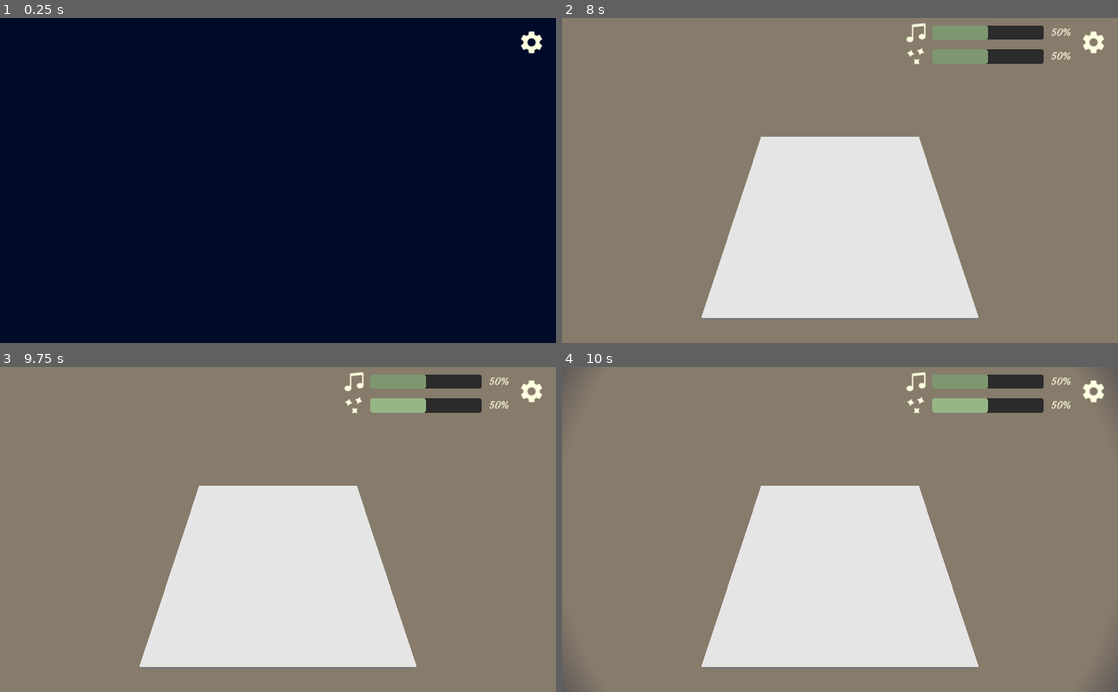
Above: before the commit, frames 1-4 (two rows, left to right).
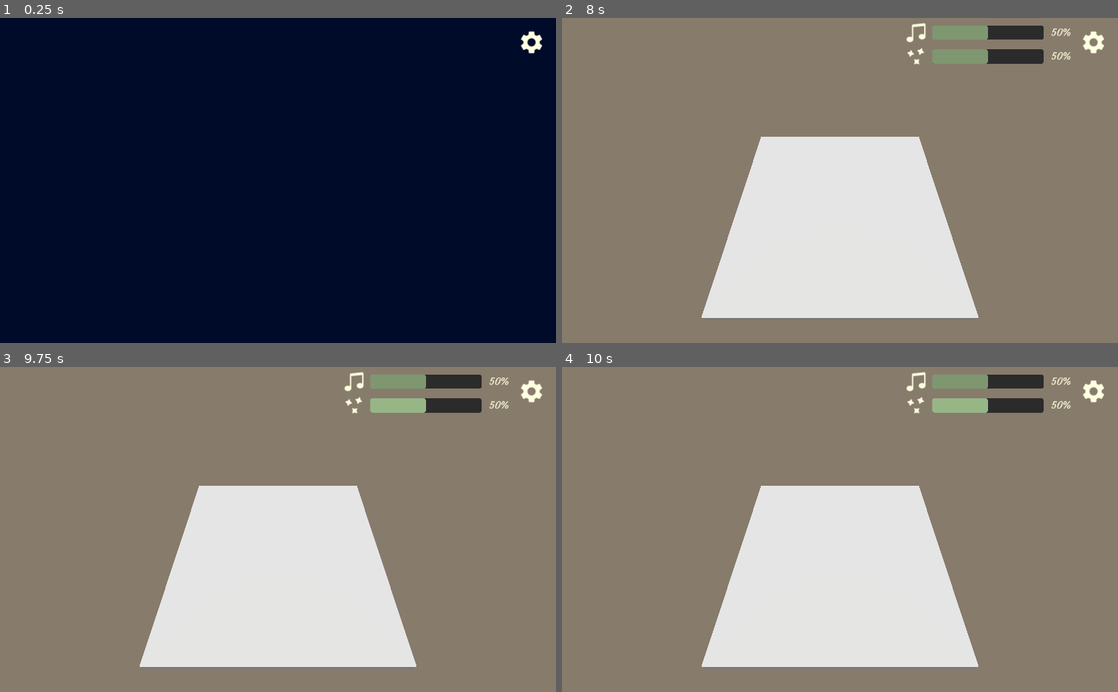
Above: after the commit, the same moments.

Repository: mathgeniuszach/cozy-autumn-jam
Game: Godot game, scene res://scenes/Main.tscn
The game is run twice, just before and just after one commit, with the same random seed, the same clock (stepped at 60 frames per second) and the same inputs.
Inputs (mouse positions are in pixels of both pictures, inside the frame that each line leads up to):
- Up to frame 1 (0.25 s): no input
- Up to frame 2 (8 s): click (1095, 44) at 0.5 s; tap Enter (ui_accept) at 1.25, 1.35, 1.52, 1.82, 2.1, 2.27, 2.57, 2.85, 3.6, 3.77, 4.07, 5.75, 5.85, 6.02, 6.32, 6.5, 6.6, 6.77, 7.07, 7.25, 7.35 s; hold Up (ui_up) 1.28-2.03 s; hold Down (ui_down) 2.03-2.78 s; hold Up (ui_up) 2.78-4.25 s; click "Play" at 4.25 s; click "Play" at 5 s; hold Down (ui_down) from 5.78 s (still down)
- Up to frame 3 (9.75 s): tap Enter (ui_accept) at 8, 8.1, 8.27, 8.57, 8.75, 8.85, 9.02, 9.32, 9.6 s; release Down (ui_down) at 8.03 s; hold Up (ui_up) from 8.03 s (still down)
- Up to frame 4 (10 s): keep holding Up (ui_up); tap Enter (ui_accept) at 9.77 s

Frames 1-3 are identical in both runs. In frame 4, 0.6% of the frame differs, in the area x 0-100%, y 0-100%.

Commit message:
Connect dialogue

Diff:
--- /dev/null
+++ b/assets/vectors/triangle_up.svg
@@ -0,0 +1,51 @@
+<?xml version="1.0" encoding="UTF-8" standalone="no"?>
+<svg
+   viewBox="0 0 24 24"
+   fillStroke="white"
+   version="1.1"
+   id="svg4"
+   sodipodi:docname="triangle_up.svg"
+   inkscape:version="1.2.1 (9c6d41e410, 2022-07-14, custom)"
+   xmlns:inkscape="http://www.inkscape.org/namespaces/inkscape"
+   xmlns:sodipodi="http://sodipodi.sourceforge.net/DTD/sodipodi-0.dtd"
+   xmlns="http://www.w3.org/2000/svg"
+   xmlns:svg="http://www.w3.org/2000/svg">
+  <sodipodi:namedview
+     id="namedview2506"
+     pagecolor="#ffffff"
+     bordercolor="#111111"
+     borderopacity="1"
+     inkscape:showpageshadow="0"
+     inkscape:pageopacity="0"
+     inkscape:pagecheckerboard="1"
+     inkscape:deskcolor="#d1d1d1"
+     showgrid="false"
+     inkscape:zoom="32.833333"
+     inkscape:cx="12.015228"
+     inkscape:cy="12"
+     inkscape:window-width="1920"
+     inkscape:window-height="997"
+     inkscape:window-x="0"
+     inkscape:window-y="0"
+     inkscape:window-maximized="1"
+     inkscape:current-layer="svg4" />
+  <defs
+     id="defs8" />
+  <path
+     sodipodi:type="star"
+     style="fill:#ffffff;stroke:#ffffff;stroke-opacity:1;paint-order:markers fill stroke;stroke-linecap:round;stroke-linejoin:round;stroke-width:2;stroke-dasharray:none"
+     id="path2718"
+     inkscape:flatsided="false"
+     sodipodi:sides="3"
+     sodipodi:cx="11.915615"
+     sodipodi:cy="11.567914"
+     sodipodi:r1="9.2654238"
+     sodipodi:r2="4.6327119"
+     sodipodi:arg1="-1.5707963"
+     sodipodi:arg2="-0.52359875"
+     inkscape:rounded="0"
+     inkscape:randomized="0"
+     d="m 11.915615,2.3024902 4.012046,6.949068 4.012046,6.9490678 -8.024092,0 -8.0240924,0 4.0120464,-6.949068 z"
+     inkscape:transform-center-y="-0.88476922"
+     transform="translate(0,2.7686086)" />
+</svg>
--- /dev/null
+++ b/data/dialogue/example/text.json
@@ -0,0 +1,17 @@
+[
+	{
+		"Name": "Bob",
+		"Text": "[wave amp=30 freq=5]Hello world![/wave]",
+		"Emotion": "Neutral"
+	},
+	{
+		"Name": "Fred",
+		"Text": "[shake rate=5 level=10]Interesting dialogue[/shake]",
+		"Emotion": "Neutral"
+	},
+	{
+		"Name": "Bob",
+		"Text": "[rainbow freq=0.2 sat=10 val=20]WOW[/rainbow]",
+		"Emotion": "Neutral"
+	}
+]
--- a/project.godot
+++ b/project.godot
@@ -45,6 +45,40 @@
 , Object(InputEventJoypadButton,"resource_local_to_scene":false,"resource_name":"","device":0,"button_index":13,"pressure":0.0,"pressed":false,"script":null)
  ]
 }
+action={
+"deadzone": 0.5,
+"events": [ Object(InputEventKey,"resource_local_to_scene":false,"resource_name":"","device":0,"alt":false,"shift":false,"control":false,"meta":false,"command":false,"pressed":false,"scancode":32,"physical_scancode":0,"unicode":0,"echo":false,"script":null)
+, Object(InputEventKey,"resource_local_to_scene":false,"resource_name":"","device":0,"alt":false,"shift":false,"control":false,"meta":false,"command":false,"pressed":false,"scancode":16777221,"physical_scancode":0,"unicode":0,"echo":false,"script":null)
+ ]
+}
+left={
+"deadzone": 0.5,
+"events": [ Object(InputEventKey,"resource_local_to_scene":false,"resource_name":"","device":0,"alt":false,"shift":false,"control":false,"meta":false,"command":false,"pressed":false,"scancode":65,"physical_scancode":0,"unicode":0,"echo":false,"script":null)
+, Object(InputEventKey,"resource_local_to_scene":false,"resource_name":"","device":0,"alt":false,"shift":false,"control":false,"meta":false,"command":false,"pressed":false,"scancode":16777231,"physical_scancode":0,"unicode":0,"echo":false,"script":null)
+, Object(InputEventKey,"resource_local_to_scene":false,"resource_name":"","device":0,"alt":false,"shift":false,"control":false,"meta":false,"command":false,"pressed":false,"scancode":16777354,"physical_scancode":0,"unicode":0,"echo":false,"script":null)
+ ]
+}
+right={
+"deadzone": 0.5,
+"events": [ Object(InputEventKey,"resource_local_to_scene":false,"resource_name":"","device":0,"alt":false,"shift":false,"control":false,"meta":false,"command":false,"pressed":false,"scancode":68,"physical_scancode":0,"unicode":0,"echo":false,"script":null)
+, Object(InputEventKey,"resource_local_to_scene":false,"resource_name":"","device":0,"alt":false,"shift":false,"control":false,"meta":false,"command":false,"pressed":false,"scancode":16777233,"physical_scancode":0,"unicode":0,"echo":false,"script":null)
+, Object(InputEventKey,"resource_local_to_scene":false,"resource_name":"","device":0,"alt":false,"shift":false,"control":false,"meta":false,"command":false,"pressed":false,"scancode":16777356,"physical_scancode":0,"unicode":0,"echo":false,"script":null)
+ ]
+}
+up={
+"deadzone": 0.5,
+"events": [ Object(InputEventKey,"resource_local_to_scene":false,"resource_name":"","device":0,"alt":false,"shift":false,"control":false,"meta":false,"command":false,"pressed":false,"scancode":87,"physical_scancode":0,"unicode":0,"echo":false,"script":null)
+, Object(InputEventKey,"resource_local_to_scene":false,"resource_name":"","device":0,"alt":false,"shift":false,"control":false,"meta":false,"command":false,"pressed":false,"scancode":16777232,"physical_scancode":0,"unicode":0,"echo":false,"script":null)
+, Object(InputEventKey,"resource_local_to_scene":false,"resource_name":"","device":0,"alt":false,"shift":false,"control":false,"meta":false,"command":false,"pressed":false,"scancode":16777358,"physical_scancode":0,"unicode":0,"echo":false,"script":null)
+ ]
+}
+down={
+"deadzone": 0.5,
+"events": [ Object(InputEventKey,"resource_local_to_scene":false,"resource_name":"","device":0,"alt":false,"shift":false,"control":false,"meta":false,"command":false,"pressed":false,"scancode":83,"physical_scancode":0,"unicode":0,"echo":false,"script":null)
+, Object(InputEventKey,"resource_local_to_scene":false,"resource_name":"","device":0,"alt":false,"shift":false,"control":false,"meta":false,"command":false,"pressed":false,"scancode":16777234,"physical_scancode":0,"unicode":0,"echo":false,"script":null)
+, Object(InputEventKey,"resource_local_to_scene":false,"resource_name":"","device":0,"alt":false,"shift":false,"control":false,"meta":false,"command":false,"pressed":false,"scancode":16777352,"physical_scancode":0,"unicode":0,"echo":false,"script":null)
+ ]
+}
 
 [physics]
 
--- a/scenes/Main.tscn
+++ b/scenes/Main.tscn
@@ -1,10 +1,11 @@
-[gd_scene load_steps=6 format=2]
+[gd_scene load_steps=7 format=2]
 
 [ext_resource path="res://scenes/Options.tscn" type="PackedScene" id=1]
 [ext_resource path="res://scripts/Main.gd" type="Script" id=2]
 [ext_resource path="res://scenes/World.tscn" type="PackedScene" id=3]
 [ext_resource path="res://scripts/UI.gd" type="Script" id=4]
 [ext_resource path="res://scenes/Title.tscn" type="PackedScene" id=5]
+[ext_resource path="res://systems/DialogueSystem/Dialogue.tscn" type="PackedScene" id=6]
 
 [node name="Main" type="Spatial"]
 script = ExtResource( 2 )
@@ -18,7 +19,6 @@
 
 [node name="Options" parent="UI" instance=ExtResource( 1 )]
 
+[node name="Dialogue" parent="UI" instance=ExtResource( 6 )]
+
 [node name="World" parent="." instance=ExtResource( 3 )]
-
-[connection signal="enter_complete" from="UI/Title" to="." method="_on_enter_complete"]
-[connection signal="open_complete" from="UI/Title" to="." method="_on_open_complete"]
--- a/scenes/World.tscn
+++ b/scenes/World.tscn
@@ -1,4 +1,6 @@
-[gd_scene load_steps=3 format=2]
+[gd_scene load_steps=4 format=2]
+
+[ext_resource path="res://scripts/World.gd" type="Script" id=1]
 
 [sub_resource type="Environment" id=1]
 background_mode = 1
@@ -9,6 +11,7 @@
 [sub_resource type="CubeMesh" id=2]
 
 [node name="World" type="Spatial"]
+script = ExtResource( 1 )
 
 [node name="Camera" type="Camera" parent="."]
 transform = Transform( 1, 0, 0, 0, 0.635175, 0.772368, 0, -0.772368, 0.635175, 0, 7.89065, 5.19389 )
--- a/scripts/Main.gd
+++ b/scripts/Main.gd
@@ -2,9 +2,11 @@
 
 enum GameState {
 	Wait,
-	Fading,
+	Opening,
 	Menu,
-	Game,
+	Moving,
+	Dialog,
+	Minigame,
 	End
 }
 
@@ -15,22 +17,12 @@
 var time = 0
 
 onready var Title = $UI/Title
+onready var Dialogue = $UI/Dialogue
 
 func _process(delta):
 	time += delta
 	match state:
 		GameState.Wait:
 			if time >= 0.3:
-				self.state = GameState.Fading
-				Title.open(3.5)
-		GameState.Game:
-			if time >= 2:
-				self.state = GameState.End
-				Title.end(3)
-
-func _on_open_complete():
-	self.state = GameState.Menu
-
-func _on_enter_complete():
-	# Start Game
-	self.state = GameState.Game
+				self.state = GameState.Opening
+				Title.animate("open", 3.5)
--- a/scripts/Title.gd
+++ b/scripts/Title.gd
@@ -1,26 +1,14 @@
 extends Control
 
-signal open_complete
-signal enter_complete
-signal end_complete
+signal anim_done
+
+onready var Dialoger = $"../../"
 
 func _anim_done(anim: String):
-	match anim:
-		"open":
-			emit_signal("open_complete")
-		"enter":
-			emit_signal("enter_complete")
-		"end":
-			emit_signal("end_complete")
+	emit_signal("anim_done", anim)
 
-func open(time: float):
-	$Animator.play("open", 1, 1/time)
-
-func enter(time: float):
-	$Animator.play("enter", 1, 1/time)
-
-func end(time: float):
-	$Animator.play("end", 1, 1/time)
+func animate(anim: String, time: float):
+	$Animator.play(anim, 1, 1/time)
 
 func _on_play_press():
-	enter(1)
+	animate("enter", 1)
--- /dev/null
+++ b/scripts/World.gd
@@ -0,0 +1 @@
+extends Spatial
--- /dev/null
+++ b/systems/DialogueSystem/Dialogue.gd
@@ -0,0 +1,103 @@
+extends Control
+
+const DATA_LOC = "res://data/dialogue/"
+
+var conversation = ""
+export var text_speed = 0.05
+
+var dialogue
+var phrase_num = 0
+var phrase_finished = false
+var playing = true
+var active = false
+
+onready var timer = $DialogueBox/Timer
+onready var nameUI = $DialogueBox/Name
+onready var textUI = $DialogueBox/Text
+onready var portrait = $DialogueBox/Portrait
+onready var indicator = $DialogueBox/Indicator
+
+signal dialogue_end
+
+func _process(delta):
+	$DialogueBox.visible = active
+	indicator.visible = phrase_finished
+
+func start(_conversation : String):
+	end()
+	conversation = _conversation
+	timer.wait_time = text_speed
+
+	phrase_num = 0
+	phrase_finished = false
+	playing = true
+	active = true
+	dialogue = _get_dialogue()
+	assert(dialogue, "Dialogue not found")
+	_next_phrase()
+
+func end():
+	phrase_finished = true
+	playing = false
+	active = false
+	emit_signal("dialogue_end")
+
+func next():
+	if playing:
+		if phrase_finished:
+			_next_phrase()
+		else:
+			textUI.visible_characters = len(textUI.text)
+
+func pause(val : bool):
+	playing = !val
+
+func set_text_speed(val : float):
+	text_speed = val
+	timer.wait_time = text_speed
+
+func _get_dialogue() -> Array:
+	var path = DATA_LOC + conversation + ".json"
+	var file = File.new()
+	assert(file.file_exists(path), "File path does not exist")
+
+	file.open(path, file.READ)
+	var text = file.get_as_text()
+	var output = parse_json(text)
+
+	return output
+
+func _next_phrase():
+	if phrase_num >= len(dialogue):
+		phrase_finished = true
+		active = false
+		emit_signal("dialogue_end")
+		return
+
+	phrase_finished = false
+
+	nameUI.bbcode_text = dialogue[phrase_num]["Name"]
+	textUI.bbcode_text = dialogue[phrase_num]["Text"]
+
+	textUI.visible_characters = 0
+
+	if dialogue[phrase_num].has("Emotion"):
+		var file = File.new()
+		var img = DATA_LOC + dialogue[phrase_num]["Name"] + dialogue[phrase_num]["Emotion"] + ".png"
+		if file.file_exists(img):
+			portrait.texture = load(img)
+		else:
+			portrait.texture = null
+	else:
+		portrait.texture = null
+
+	while textUI.visible_characters < len(textUI.text):
+		if playing:
+			textUI.visible_characters += 1
+		#add dialogue sfx here
+		timer.start()
+		yield(timer, "timeout")
+
+	phrase_finished = true
+	phrase_num += 1
+	return
--- /dev/null
+++ b/systems/DialogueSystem/Dialogue.tscn
@@ -0,0 +1,101 @@
+[gd_scene load_steps=9 format=2]
+
+[ext_resource path="res://systems/DialogueSystem/Indicator_idle.tres" type="Animation" id=1]
+[ext_resource path="res://assets/vectors/triangle_up.svg" type="Texture" id=2]
+[ext_resource path="res://assets/fonts/IndieFlower-Regular.ttf" type="DynamicFontData" id=3]
+[ext_resource path="res://assets/fonts/Courgette-Regular.ttf" type="DynamicFontData" id=4]
+[ext_resource path="res://systems/DialogueSystem/Dialogue.gd" type="Script" id=6]
+
+[sub_resource type="StyleBoxFlat" id=3]
+bg_color = Color( 0.596078, 0.505882, 0.666667, 1 )
+border_width_left = 5
+border_width_top = 5
+border_width_right = 5
+border_width_bottom = 5
+border_color = Color( 0.505882, 0.431373, 0.560784, 1 )
+corner_radius_top_left = 20
+corner_radius_top_right = 20
+corner_radius_bottom_right = 20
+corner_radius_bottom_left = 20
+
+[sub_resource type="DynamicFont" id=1]
+size = 28
+font_data = ExtResource( 4 )
+
+[sub_resource type="DynamicFont" id=2]
+size = 24
+font_data = ExtResource( 3 )
+
+[node name="Dialogue" type="Control"]
+anchor_top = 1.0
+anchor_right = 1.0
+anchor_bottom = 1.0
+script = ExtResource( 6 )
+
+[node name="DialogueBox" type="Panel" parent="."]
+anchor_top = 1.0
+anchor_right = 1.0
+anchor_bottom = 1.0
+margin_left = 50.0
+margin_top = -200.0
+margin_right = -50.0
+margin_bottom = -30.0
+custom_styles/panel = SubResource( 3 )
+
+[node name="Name" type="RichTextLabel" parent="DialogueBox"]
+anchor_right = 1.0
+margin_left = 20.0
+margin_top = 10.0
+margin_right = -20.0
+margin_bottom = 50.0
+custom_colors/default_color = Color( 0, 0, 0, 1 )
+custom_fonts/normal_font = SubResource( 1 )
+bbcode_enabled = true
+__meta__ = {
+"_edit_use_anchors_": false
+}
+
+[node name="Text" type="RichTextLabel" parent="DialogueBox"]
+anchor_right = 1.0
+anchor_bottom = 1.0
+margin_left = 20.0
+margin_top = 40.0
+margin_right = -20.0
+margin_bottom = -10.0
+custom_colors/default_color = Color( 0, 0, 0, 1 )
+custom_fonts/normal_font = SubResource( 2 )
+bbcode_enabled = true
+__meta__ = {
+"_edit_use_anchors_": false
+}
+
+[node name="Portrait" type="TextureRect" parent="DialogueBox"]
+margin_left = 11.0
+margin_top = -96.0
+margin_right = 86.0
+margin_bottom = -21.0
+stretch_mode = 5
+
+[node name="Indicator" type="TextureRect" parent="DialogueBox"]
+modulate = Color( 0.290196, 0.215686, 0.470588, 1 )
+anchor_left = 1.0
+anchor_top = 1.0
+anchor_right = 1.0
+anchor_bottom = 1.0
+margin_left = -59.0
+margin_top = -56.9997
+margin_right = -19.0
+margin_bottom = -16.9997
+rect_rotation = 180.0
+rect_scale = Vector2( -1, 1 )
+rect_pivot_offset = Vector2( 20, 20 )
+texture = ExtResource( 2 )
+expand = true
+stretch_mode = 7
+
+[node name="AnimationPlayer" type="AnimationPlayer" parent="DialogueBox/Indicator"]
+autoplay = "Indicator_idle"
+anims/Indicator_idle = ExtResource( 1 )
+
+[node name="Timer" type="Timer" parent="DialogueBox"]
+one_shot = true
--- /dev/null
+++ b/systems/DialogueSystem/Example.gd
@@ -0,0 +1,16 @@
+extends Node2D
+
+onready var dialogue = $Dialogue
+
+func _ready():
+	dialogue.start("text")
+
+func _process(delta):
+	if Input.is_action_just_pressed("ui_accept"):
+		dialogue.next()
+
+	if Input.is_action_just_pressed("ui_up"):
+		dialogue.pause(false)
+
+	if Input.is_action_just_pressed("ui_down"):
+		dialogue.pause(true)
--- /dev/null
+++ b/systems/DialogueSystem/Example.tscn
@@ -0,0 +1,10 @@
+[gd_scene load_steps=3 format=2]
+
+[ext_resource path="res://systems/DialogueSystem/Example.gd" type="Script" id=1]
+[ext_resource path="res://systems/DialogueSystem/Dialogue.tscn" type="PackedScene" id=2]
+
+[node name="ExampleScene" type="Node2D"]
+position = Vector2( 507.804, 283.162 )
+script = ExtResource( 1 )
+
+[node name="Dialogue" parent="." instance=ExtResource( 2 )]
--- /dev/null
+++ b/systems/DialogueSystem/Indicator_idle.tres
@@ -0,0 +1,19 @@
+[gd_resource type="Animation" format=2]
+
+[resource]
+resource_name = "Indicator_idle"
+length = 1.5
+loop = true
+step = 0.05
+tracks/0/type = "value"
+tracks/0/path = NodePath(".:rect_scale")
+tracks/0/interp = 1
+tracks/0/loop_wrap = true
+tracks/0/imported = false
+tracks/0/enabled = true
+tracks/0/keys = {
+"times": PoolRealArray( 0, 0.25, 0.5, 1.5 ),
+"transitions": PoolRealArray( 1, 1, 1, 1 ),
+"update": 0,
+"values": [ Vector2( 1, 1 ), Vector2( 0, 1 ), Vector2( -1, 1 ), Vector2( -1, 1 ) ]
+}
Binary file added: assets/fonts/IndieFlower-Regular.ttf
Not shown, added: assets/fonts/OFL.txt
Not shown, added: assets/vectors/triangle_up.svg.import
Binary file added: data/dialogue/example/BobNeutral.png
Not shown, added: data/dialogue/example/BobNeutral.png.import
Binary file added: data/dialogue/example/FredNeutral.png
Not shown, added: data/dialogue/example/FredNeutral.png.import
Empty file added: data/dialogue/opening.json
Not shown, added: systems/DialogueSystem/DialogueSystemDoc.txt
Binary file added: systems/DialogueSystem/Font/kenvector_future.ttf
Binary file added: systems/DialogueSystem/Font/kenvector_future_thin.ttf
Binary file added: systems/DialogueSystem/grey_arrowUpGrey.png
(and 1 more such lines)
